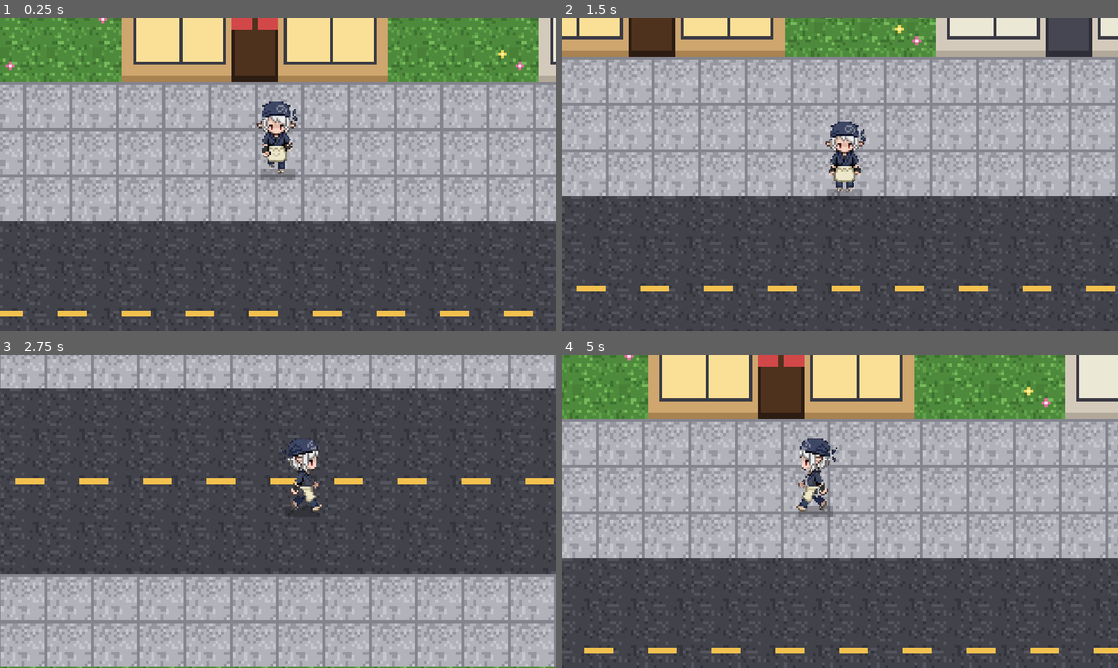
Above: before the commit, frames 1-4 (two rows, left to right).
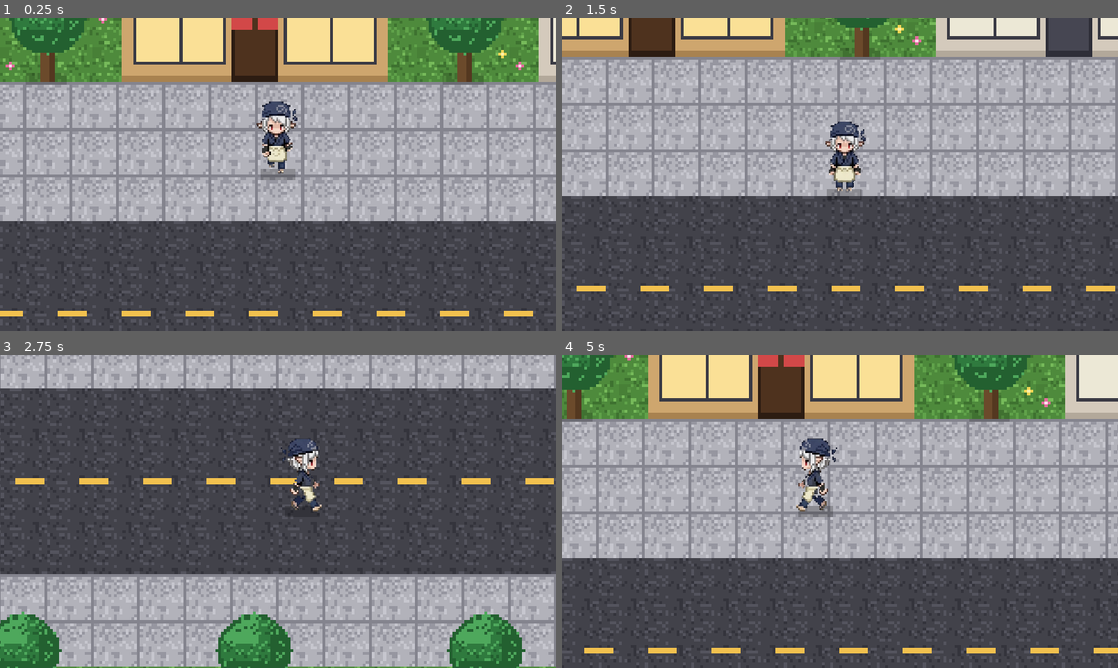
Above: after the commit, the same moments.

Repository: meloalright/ramen-ya
Game: Godot game, scene res://scenes/World.tscn
Same seed, same stepped clock (60 frames per second), same inputs: the game is played once before the commit and once after it.
Inputs (mouse positions are in pixels of both pictures, inside the frame that each line leads up to):
- Up to frame 1 (0.25 s): no input
- Up to frame 2 (1.5 s): tap Enter at 0.5, 1.35 s; move the mouse to (962, 158) at 0.52 s; hold D 0.53-1.28 s; tap M at 0.6 s; click (962, 158) at 0.67 s; tap Space at 0.77 s; move the mouse to (728, 190) at 1.27 s; hold S from 1.28 s (still down)
- Up to frame 3 (2.75 s): tap Space at 1.52 s; move the mouse to (333, 442) at 2.02 s; release S at 2.03 s; hold D from 2.03 s (still down); tap R at 2.1 s
- Up to frame 4 (5 s): move the mouse to (812, 574) at 2.77 s; release D at 2.78 s; hold W 2.78-3.53 s; tap 0 at 2.85 s; click (812, 574) at 2.92 s; tap Space at 3.02, 3.77, 4.52 s; move the mouse to (1006, 558) at 3.52 s; hold A from 3.53 s (still down); tap E at 3.6 s; move the mouse to (673, 464) at 4.27 s; tap M at 4.35 s

The runs differ from the first frame. In frame 1, 3.2% of the frame differs, in the area x 1-91%, y 0-22%; in frame 2, 0.7%; in frame 3, 5.5%, in the area x 0-95%, y 82-100%; in frame 4, 2.8%.

Commit message:
fix: close transparent gap in building sprites; add street trees
- the storefront sprites had an unpainted horizontal band between the
  awning and the wall (showed through as transparent); extend the awning
  / start the wall right at its edge so the facade is solid
- plant street trees: one in each gap between storefronts (beside the
  shops, by the kerb) plus a row lining the far side of the street

Co-Authored-By: Claude Opus 4.8 (1M context) <noreply@anthropic.com>

Diff:
--- a/scripts/World.gd
+++ b/scripts/World.gd
@@ -195,17 +195,21 @@
 		else:
 			buildings.append({"x": sx, "ft": ft, "tex": variants[i], "ramen": false})
 
-	# --- ambience: trees behind the block and along the far sidewalk ---
-	for i in 30:
+	# --- street trees: one in each gap between storefronts (right by the kerb) ---
+	for i in range(slots.size() - 1):
+		var ax: int = slots[i] + 7
+		if ax < MAP_W and map[ft + 3][ax] == T_GRASS:
+			map[ft + 3][ax] = T_TREE
+	# --- a leafy row lining the far (south) side of the street ---
+	for x in range(4, MAP_W - 2, 5):
+		if map[street_y + 6][x] == T_GRASS:
+			map[street_y + 6][x] = T_TREE
+	# --- scattered background trees for depth ---
+	for i in 16:
 		var tx: int = randi() % MAP_W
-		var ty: int = street_y + 7 + randi() % int(max(1, MAP_H - street_y - 9))
+		var ty: int = street_y + 9 + randi() % int(max(1, MAP_H - street_y - 11))
 		if ty < MAP_H - 1 and map[ty][tx] == T_GRASS:
 			map[ty][tx] = T_TREE
-	for i in 16:
-		var tx2: int = randi() % MAP_W
-		var ty2: int = 1 + randi() % int(max(1, ft - 2))
-		if map[ty2][tx2] == T_GRASS:
-			map[ty2][tx2] = T_TREE
 
 
 func _shop_door_front() -> Vector2:
Binary file changed: assets/world/bldg1.png
Binary file changed: assets/world/bldg2.png
Binary file changed: assets/world/bldg3.png
Binary file changed: assets/world/shop.png
Not shown, changed: assets/world/generate.py
